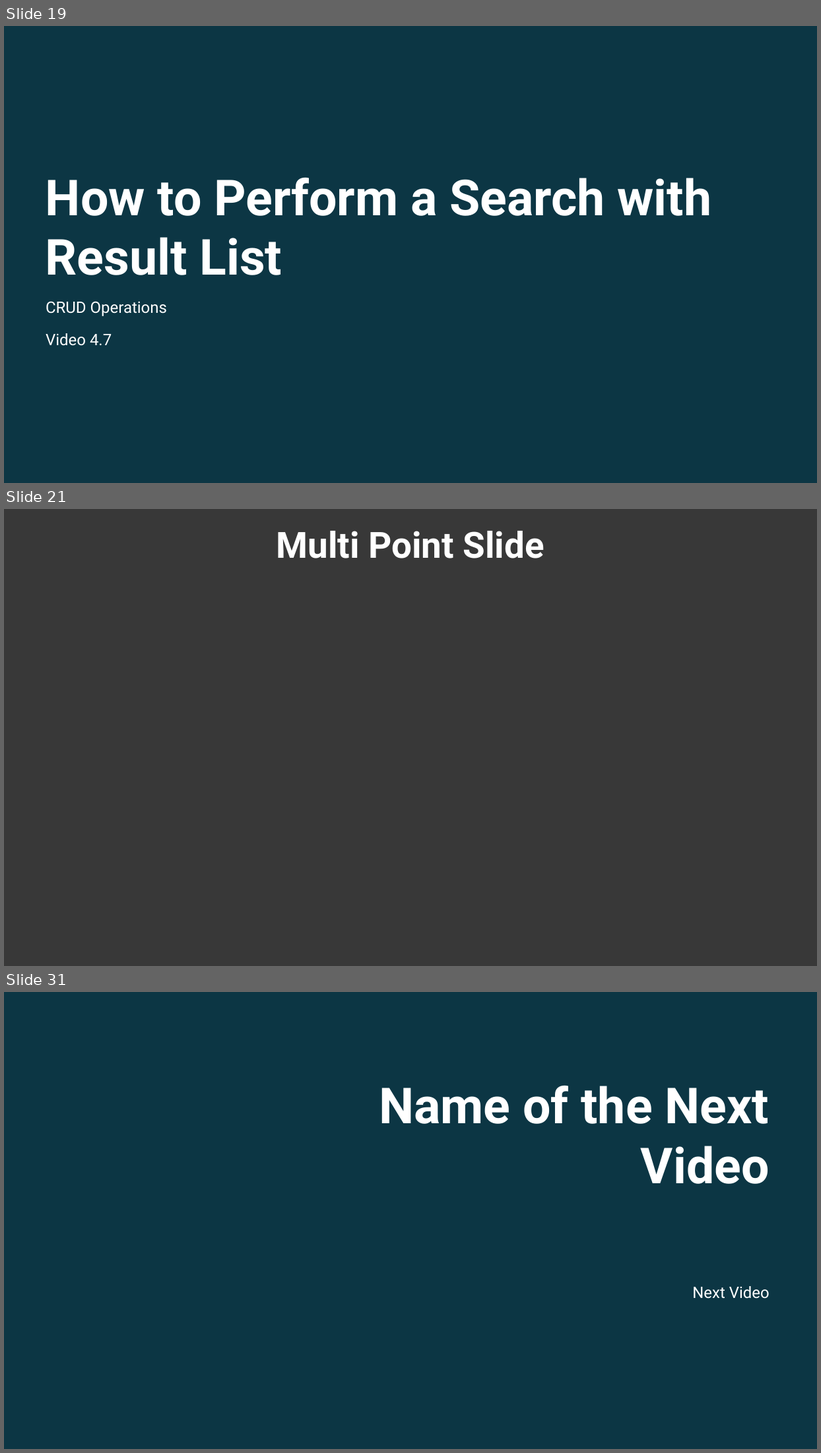
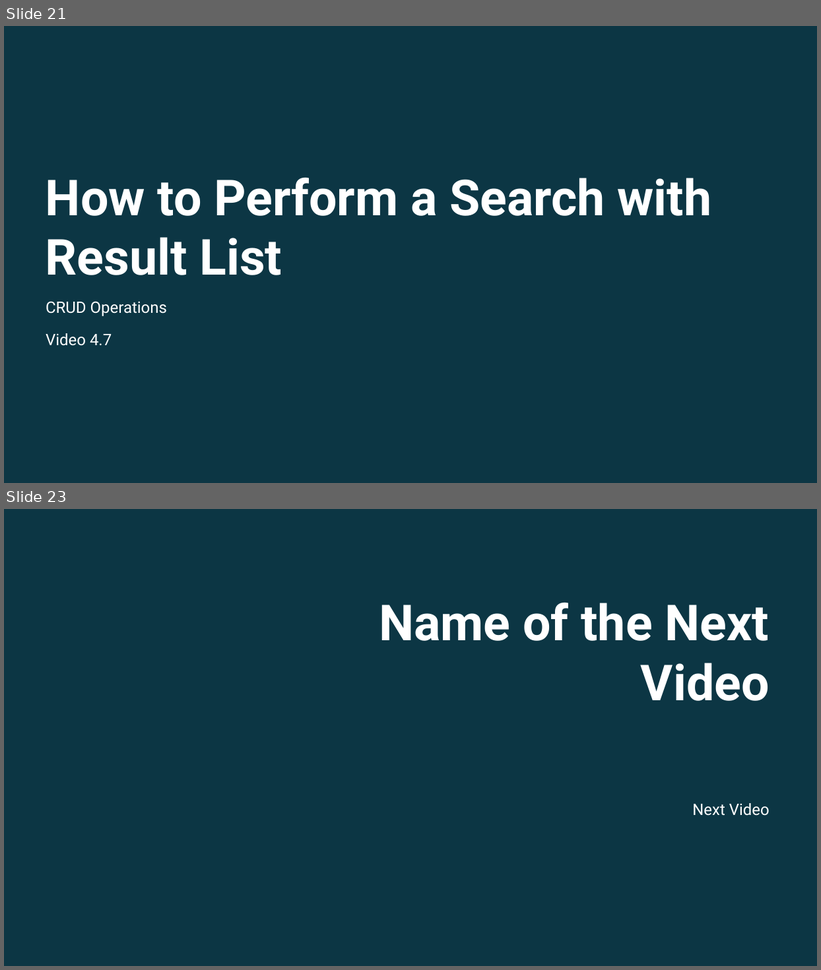
Before and after one commit to twalkerb/Entity-foundation-.NET-6, a slide deck: Sections/Section 4/Entity Fundamentals Using .NET 6_Section 4.pptx. Shown one above the other, each under a label of ours: slides 19, 21 and 31 before the commit, slides 21 and 23 after it; the slides between them are not shown. The pictures are 821x1453 and 821x970 pixels, drawn with LibreOffice and Linux fonts; fonts in the diff are those of the drawing; background and template pictures are left out; a plain dark background stands for a picture behind light text. Boxes give left, top, right and bottom in pixels: in the first picture for what was removed or moved away, otherwise in the second. Text is boxed around its words. In the diff, an @@ line names an element or a change of style, - is before the commit and + after.

```diff
--- a/Sections/Section 4/Entity Fundamentals Using .NET 6_Section 4.pptx
+++ b/Sections/Section 4/Entity Fundamentals Using .NET 6_Section 4.pptx
@@ slide 21 removed at (4,509,817,966), background picture (left out) @@
@@ rectangle removed at (4,509,817,966) @@
@@ text removed at (277,531,545,559) @@
-Multi Point Slide
@@ what was slide 19 is now slide 21 @@
@@ what was slide 31 is now slide 23 @@
```
Also in this commit, not shown: 1 slide changed, 3 slides added, 10 other slides removed, 17 other files.
